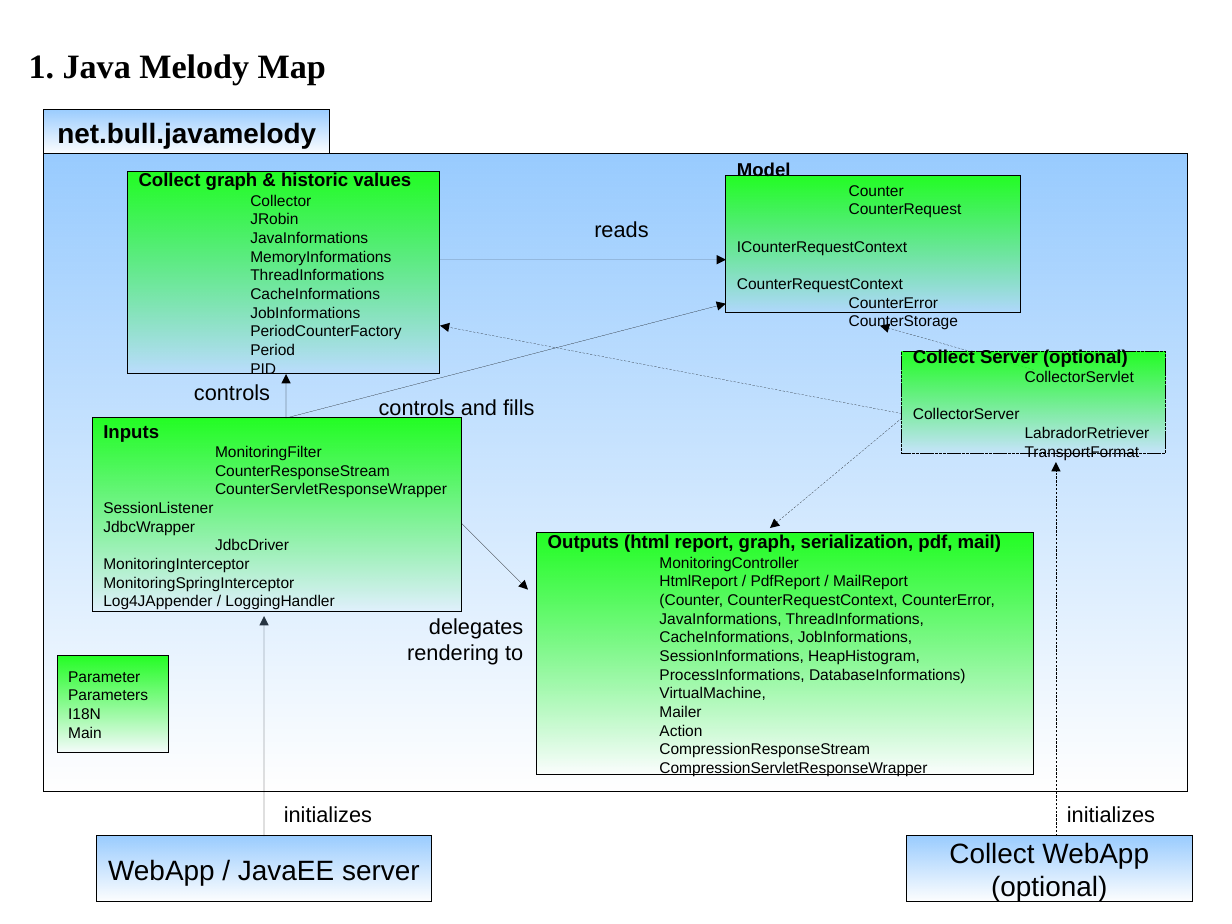
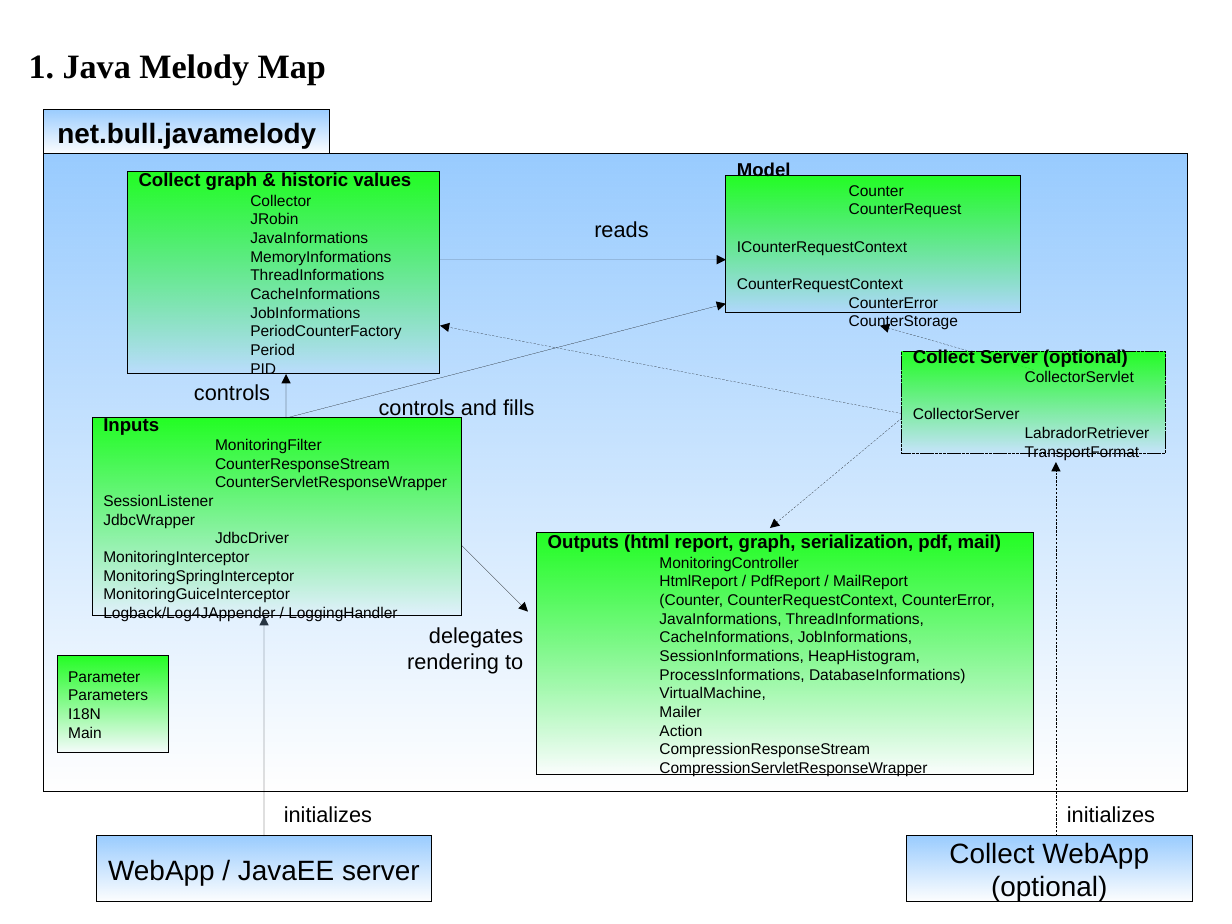
Before and after one commit to visan/javamelody, a slide deck: slide 1 of javamelody-core/src/site/resources/Map.odp. Drawn at 1232x924 pixels with LibreOffice and Linux fonts; fonts in the diff are those of the drawing. Boxes give left, top, right and bottom in pixels: in the first picture for what was removed or moved away, otherwise in the second. Text is boxed around its words. In the diff, an @@ line names an element or a change of style, - is before the commit and + after.

Commit message:
ajout doc pour guice

```diff
--- a/javamelody-core/src/site/resources/Map.odp
+++ b/javamelody-core/src/site/resources/Map.odp
@@ rectangle "Inputs": place and size @@
-rectangle "Inputs" at (93, 418, 463, 612)
+rectangle "Inputs" at (93, 418, 463, 616)
@@ arrow moved from (462, 524) - (528, 590) to (462, 546) - (528, 612) @@
@@ text in rectangle at (103, 587, 397, 621): text changed @@
-Log4JAppender / LoggingHandler
+MonitoringGuiceInterceptor
+Logback/Log4JAppender / LoggingHandler
@@ text "delegates": place and size @@
-text "delegates" at (407, 618, 523, 665)
+text "delegates" at (407, 627, 523, 674)
```
Also in this commit, not shown: 2 other slides changed, 3 other files.
